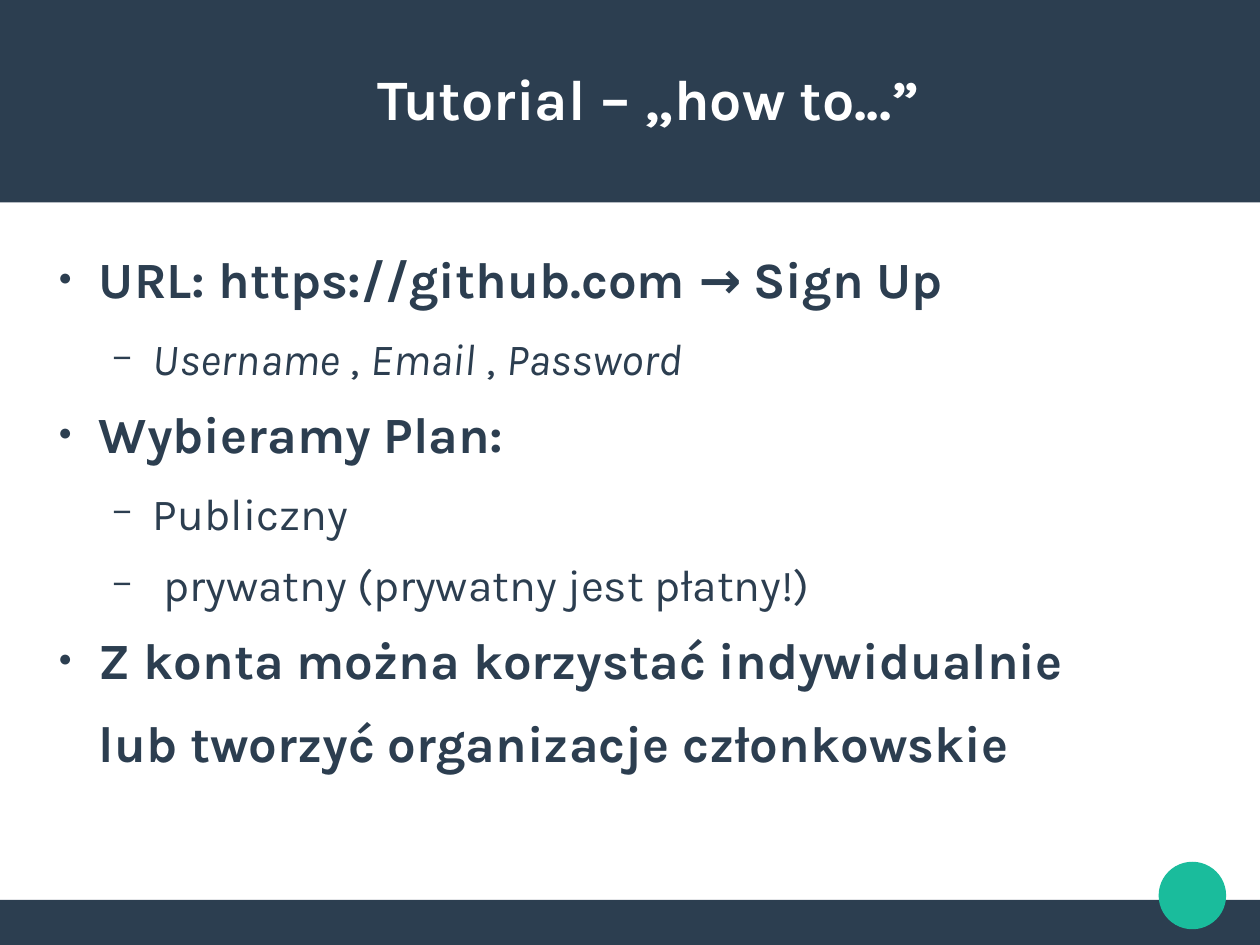
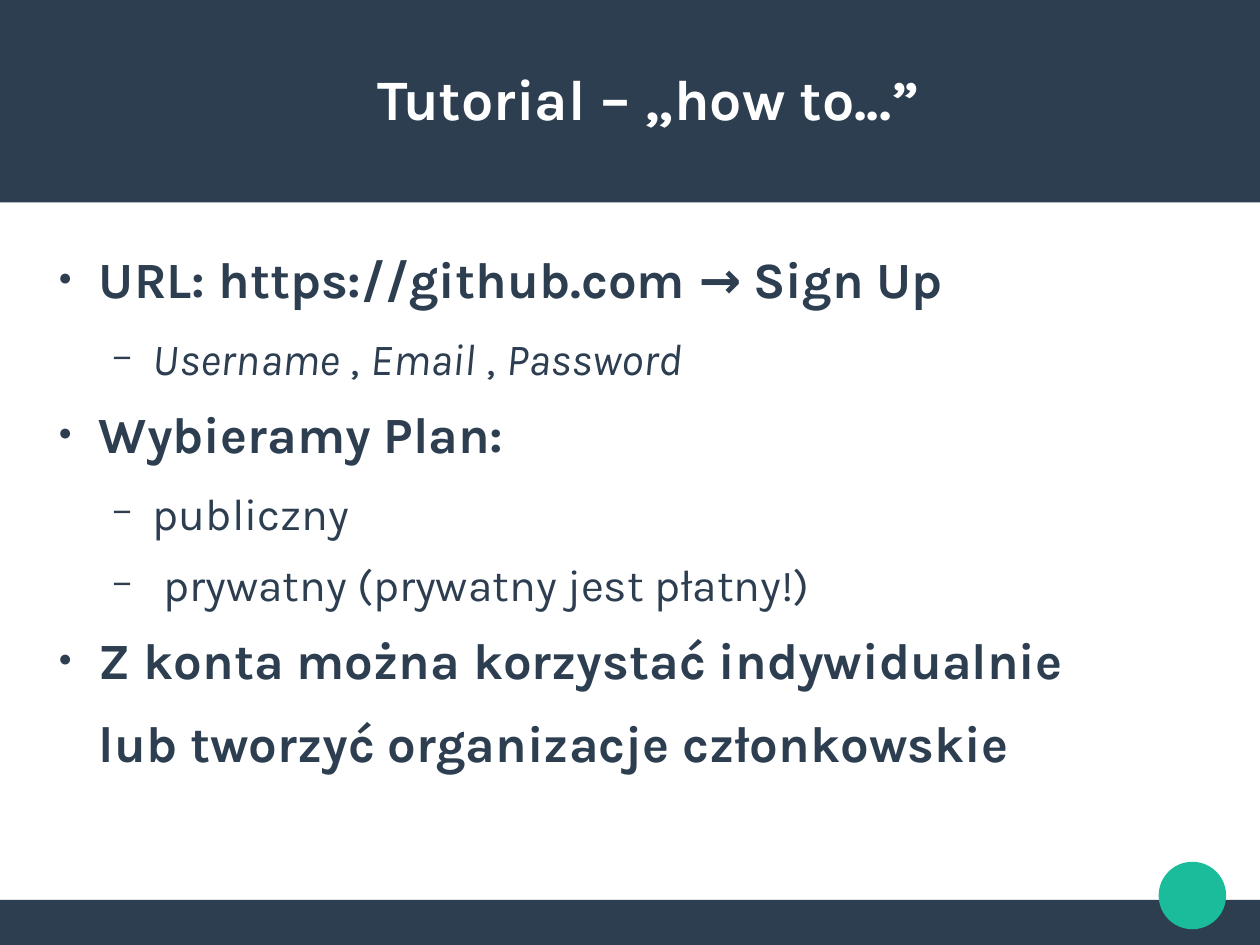
Before and after one commit to PZZProject/ProjecktPrezentacja, a slide deck: slide 6 of PrezentacjaGitHub.odp. Drawn at 1260x945 pixels with LibreOffice and Linux fonts; fonts in the diff are those of the drawing. Boxes give left, top, right and bottom in pixels: in the first picture for what was removed or moved away, otherwise in the second. Text is boxed around its words. In the diff, an @@ line names an element or a change of style, - is before the commit and + after.

```diff
--- a/PrezentacjaGitHub.odp
+++ b/PrezentacjaGitHub.odp
@@ text at (x1=153, y1=499, x2=349, y2=541): text changed @@
-  − Publiczny
+  − publiczny
```
Also in this commit, not shown: 1 other slide changed, 1 slide added.
